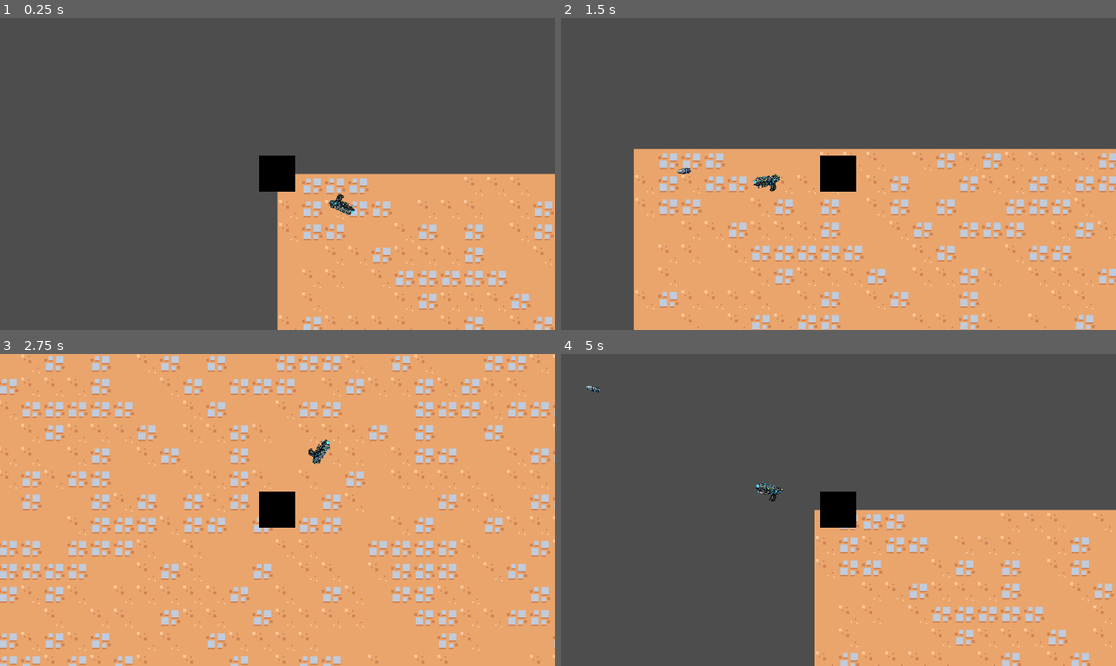
Above: before the commit, frames 1-4 (two rows, left to right).
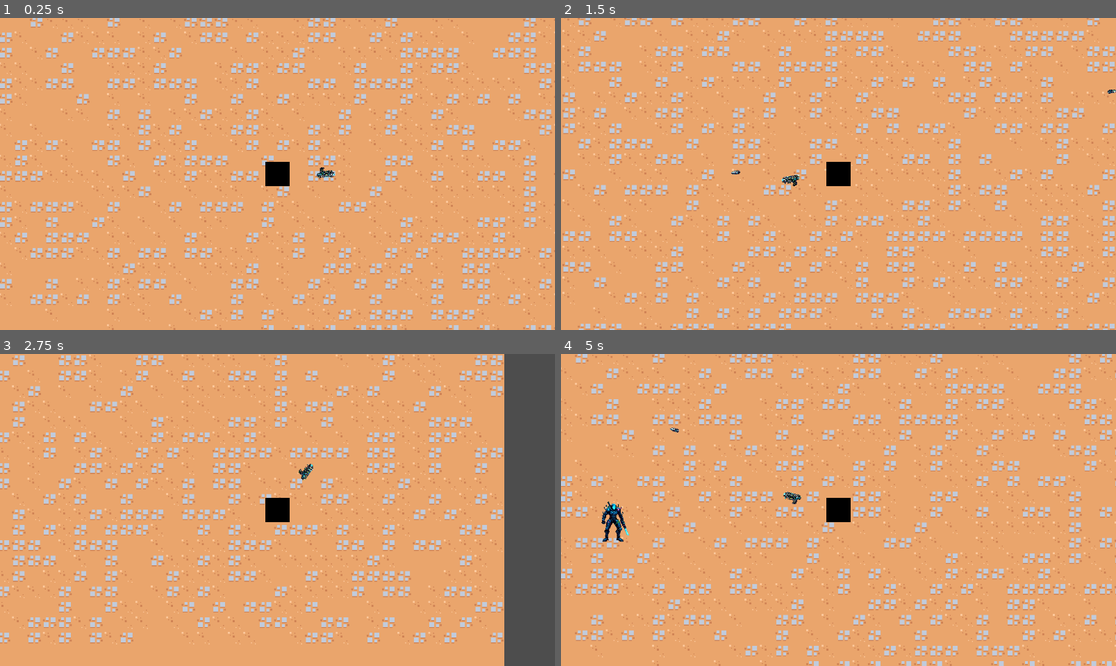
Above: after the commit, the same moments.

Repository: AineeJames/ToBeNamed
Game: Godot game, scene res://scenes/main_game/main_game.tscn
Same seed, same stepped clock (60 frames per second), same inputs: the game is played once before the commit and once after it.
Inputs (mouse positions are in pixels of both pictures, inside the frame that each line leads up to):
- Up to frame 1 (0.25 s): no input
- Up to frame 2 (1.5 s): tap Enter at 0.5 s; move the mouse to (960, 158) at 0.52 s; press the mouse at (960, 158) at 0.53 s; hold D (move_right) 0.53-1.28 s; move the mouse to (727, 189) at 1.27 s; release the mouse at (727, 189) at 1.28 s; hold S (move_down) from 1.28 s (still down); click (727, 189) at 1.35 s
- Up to frame 3 (2.75 s): move the mouse to (333, 441) at 2.02 s; release S (move_down) at 2.03 s; press the mouse at (333, 441) at 2.03 s; hold D (move_right) from 2.03 s (still down)
- Up to frame 4 (5 s): move the mouse to (810, 572) at 2.77 s; release D (move_right) at 2.78 s; release the mouse at (810, 572) at 2.78 s; hold W (move_up) 2.78-3.53 s; click (810, 572) at 2.85 s; move the mouse to (1005, 556) at 3.52 s; press the mouse at (1005, 556) at 3.53 s; hold A (move_left) from 3.53 s (still down); move the mouse to (672, 463) at 4.27 s; release the mouse at (672, 463) at 4.28 s; click (672, 463) at 4.35 s

The runs differ from the first frame. In frame 1, 81% of the frame differs, in the area x 0-100%, y 0-100%; in frame 2, 62%; in frame 3, 31%; in frame 4, 79%.

Commit message:
changed zoom and moved player to center of map

Diff:
--- a/scenes/character/mainchar.tscn
+++ b/scenes/character/mainchar.tscn
@@ -17,6 +17,6 @@
 texture = ExtResource("2_nqj0q")
 
 [node name="Camera2D" type="Camera2D" parent="."]
-zoom = Vector2(3, 3)
+zoom = Vector2(2, 2)
 
 [node name="PlayerGun" parent="." instance=ExtResource("3_ocaqi")]
--- a/scenes/main_game/main_game.tscn
+++ b/scenes/main_game/main_game.tscn
@@ -5,10 +5,11 @@
 [ext_resource type="PackedScene" uid="uid://bdv3cai5ckpty" path="res://scenes/character/mainchar.tscn" id="2_qrdxn"]
 
 [sub_resource type="NavigationPolygon" id="NavigationPolygon_cf176"]
-vertices = PackedVector2Array(1201, -34, 1240, 748, 365, 754, 804, -32, -85, -43, -83, 773)
-polygons = Array[PackedInt32Array]([PackedInt32Array(0, 1, 2, 3), PackedInt32Array(4, 3, 2, 5)])
-outlines = Array[PackedVector2Array]([PackedVector2Array(-96, -54, 804, -42, 1211, -45, 1251, 758, 365, 764, -93, 784)])
+vertices = PackedVector2Array(508, -981, 512, -982, 3255, -1145, 2100, 1879, 498, 1986, -1037, 1861, -1218, -951)
+polygons = Array[PackedInt32Array]([PackedInt32Array(0, 1, 2, 3, 4, 5), PackedInt32Array(0, 5, 6)])
+outlines = Array[PackedVector2Array]([PackedVector2Array(-1307, -1034, 507, -1065, 3380, -1236, 2160, 1959, 497, 2070, -1116, 1939)])
 source_geometry_group_name = &"navigation_polygon_source_group"
+agent_radius = 83.64
 
 [node name="MainGame" type="Node2D"]
 script = ExtResource("1_0yqis")
@@ -16,12 +17,14 @@
 [node name="FirstMap" parent="." instance=ExtResource("1_jpbu3")]
 
 [node name="Player" parent="." instance=ExtResource("2_qrdxn")]
+position = Vector2(658, 310)
 
 [node name="EnemyTimer" type="Timer" parent="."]
 wait_time = 2.5
 autostart = true
 
 [node name="NavigationRegion2D" type="NavigationRegion2D" parent="."]
+position = Vector2(0, -2)
 navigation_polygon = SubResource("NavigationPolygon_cf176")
 
 [connection signal="timeout" from="EnemyTimer" to="." method="_on_enemy_timer_timeout"]
